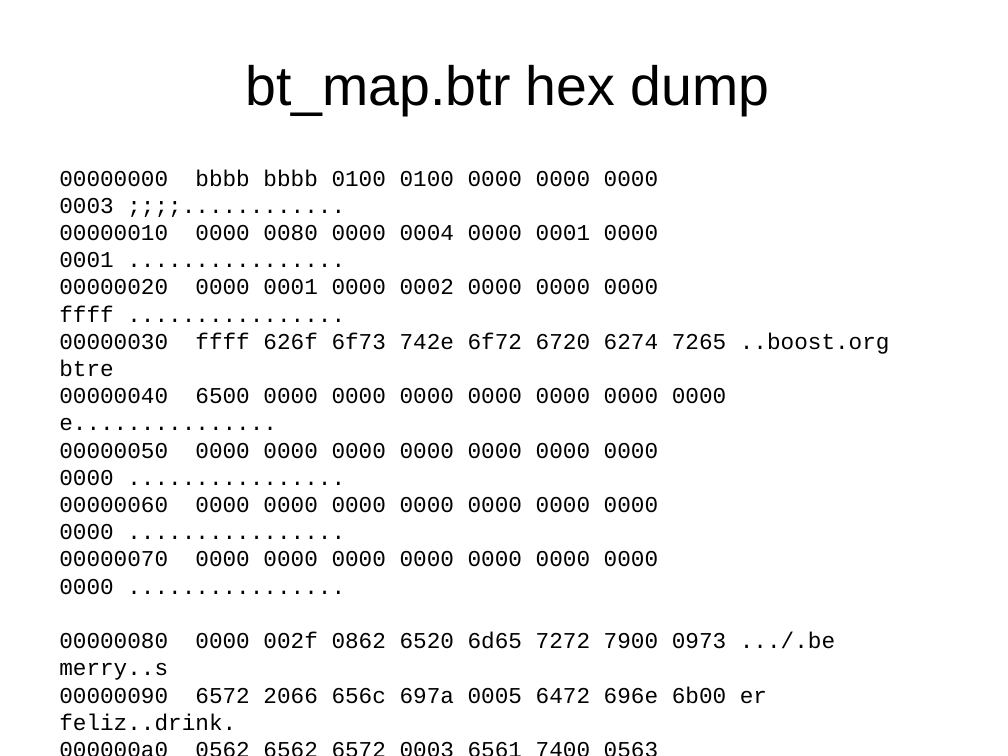
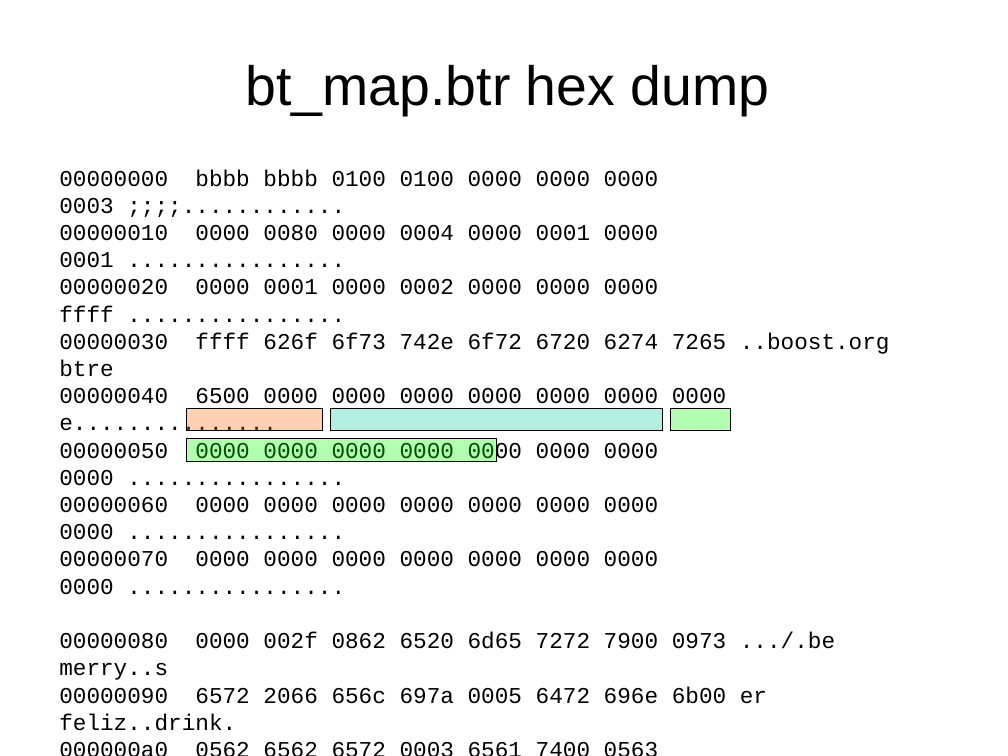
Before and after one commit to Beman/btree, a slide deck: slide 25 of libs/btree/doc/Proposed-B-tree-library.ppt (slide 24 before the commit). Drawn at 1008x756 pixels with LibreOffice and Linux fonts; fonts in the diff are those of the drawing; background and template pictures are left out. Boxes give left, top, right and bottom in pixels: in the first picture for what was removed or moved away, otherwise in the second. Text is boxed around its words. In the diff, an @@ line names an element or a change of style, - is before the commit and + after.

```diff
--- a/libs/btree/doc/Proposed-B-tree-library.ppt
+++ b/libs/btree/doc/Proposed-B-tree-library.ppt
@@ rectangle added at [187,408,323,431], fill #FF6600 at 30% opacity, outline #000000 0.74 pt @@
@@ rectangle added at [330,408,663,431], fill #00CC99 at 30% opacity, outline #000000 0.74 pt @@
@@ rectangle added at [670,408,731,431], fill #00FF00 at 30% opacity, outline #000000 0.74 pt @@
@@ rectangle added at [187,438,497,461], fill #00FF00 at 30% opacity, outline #000000 0.74 pt @@
```
Also in this commit, not shown: 3 other slides changed, 1 slide added.
